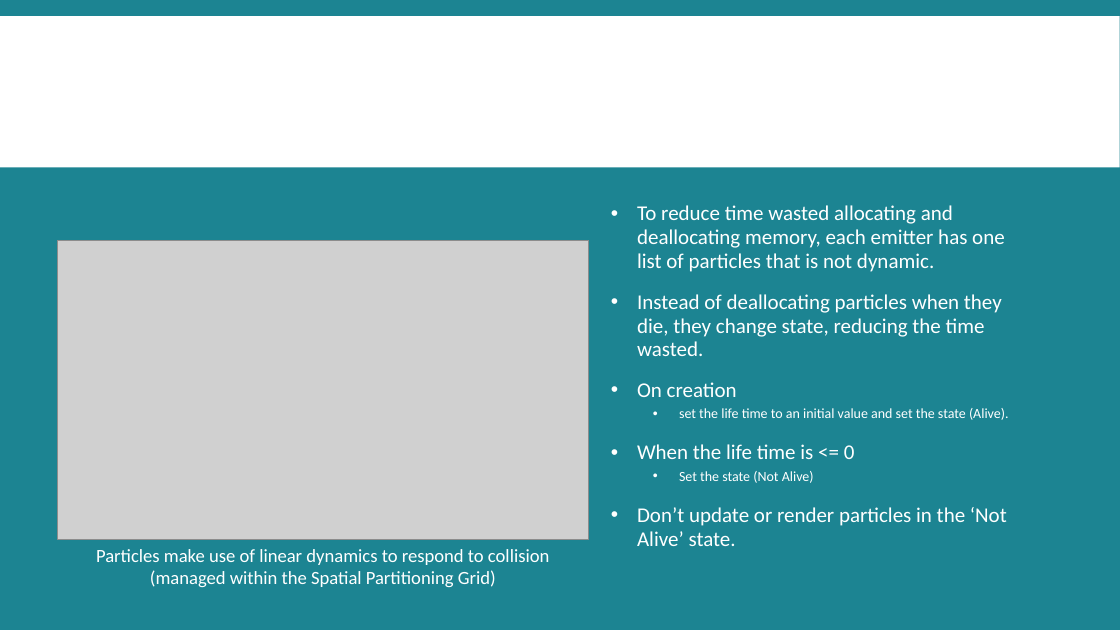
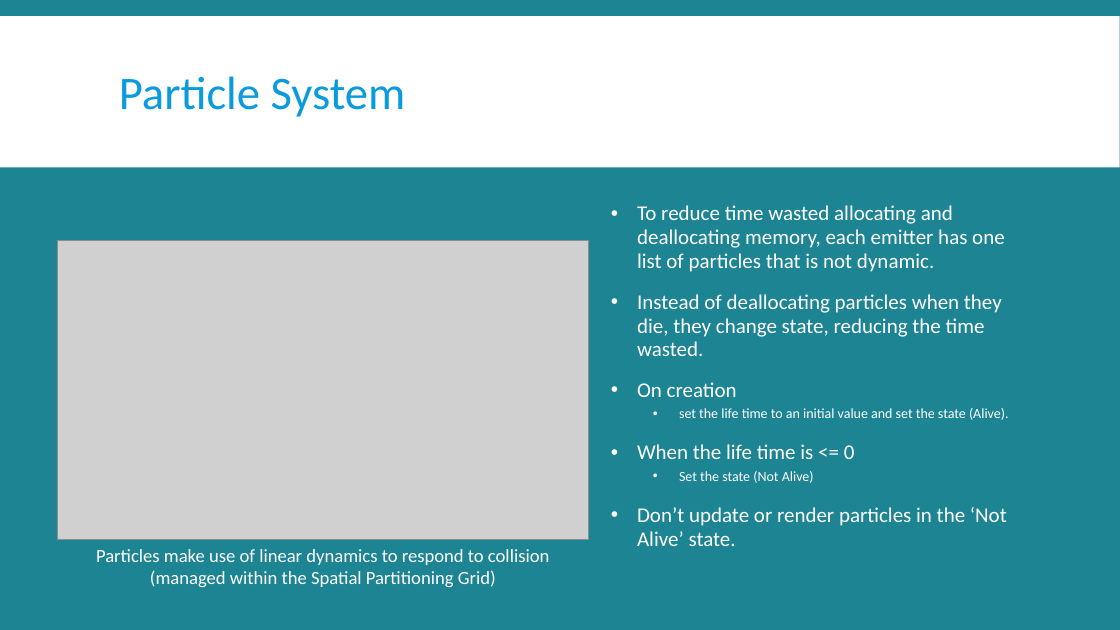
Before and after one commit to migiesmith/Physics-based-Animation-Coursework, a slide deck: slide 12 of Presentation/Inverse Kinematics and Particles.pptx. Drawn at 1120x630 pixels with LibreOffice and Linux fonts; fonts in the diff are those of the drawing; grey boxes stand for pictures. Boxes give left, top, right and bottom in pixels: in the first picture for what was removed or moved away, otherwise in the second. Text is boxed around its words. In the diff, an @@ line names an element or a change of style, - is before the commit and + after.

Commit message:
Missed a title on the presentation

```diff
--- a/Presentation/Inverse Kinematics and Particles.pptx
+++ b/Presentation/Inverse Kinematics and Particles.pptx
@@ title added at (x1=119, y1=76, x2=406, y2=117), 40 pt, text #099BDD @@
+Particle System
```
